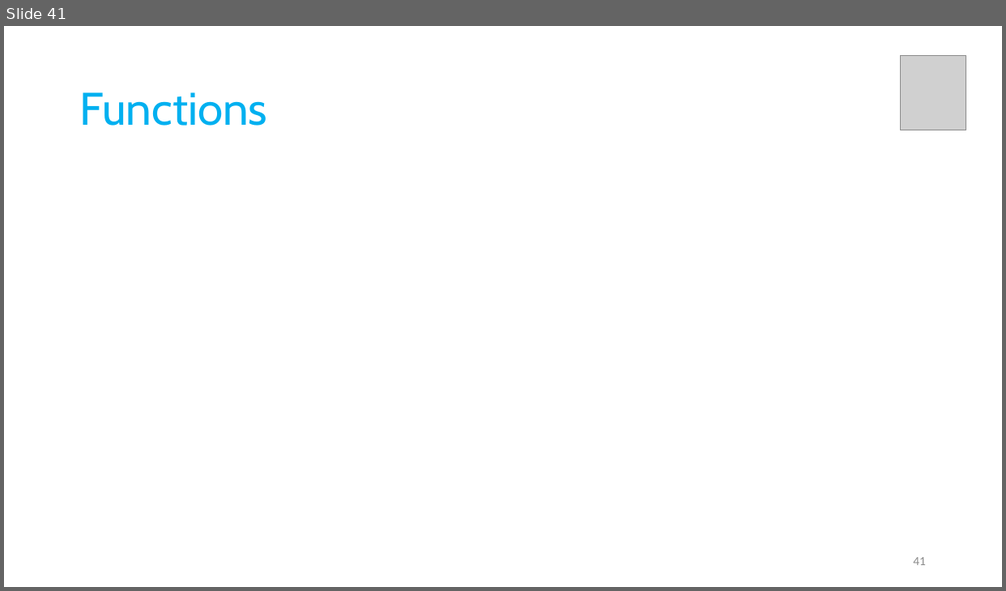
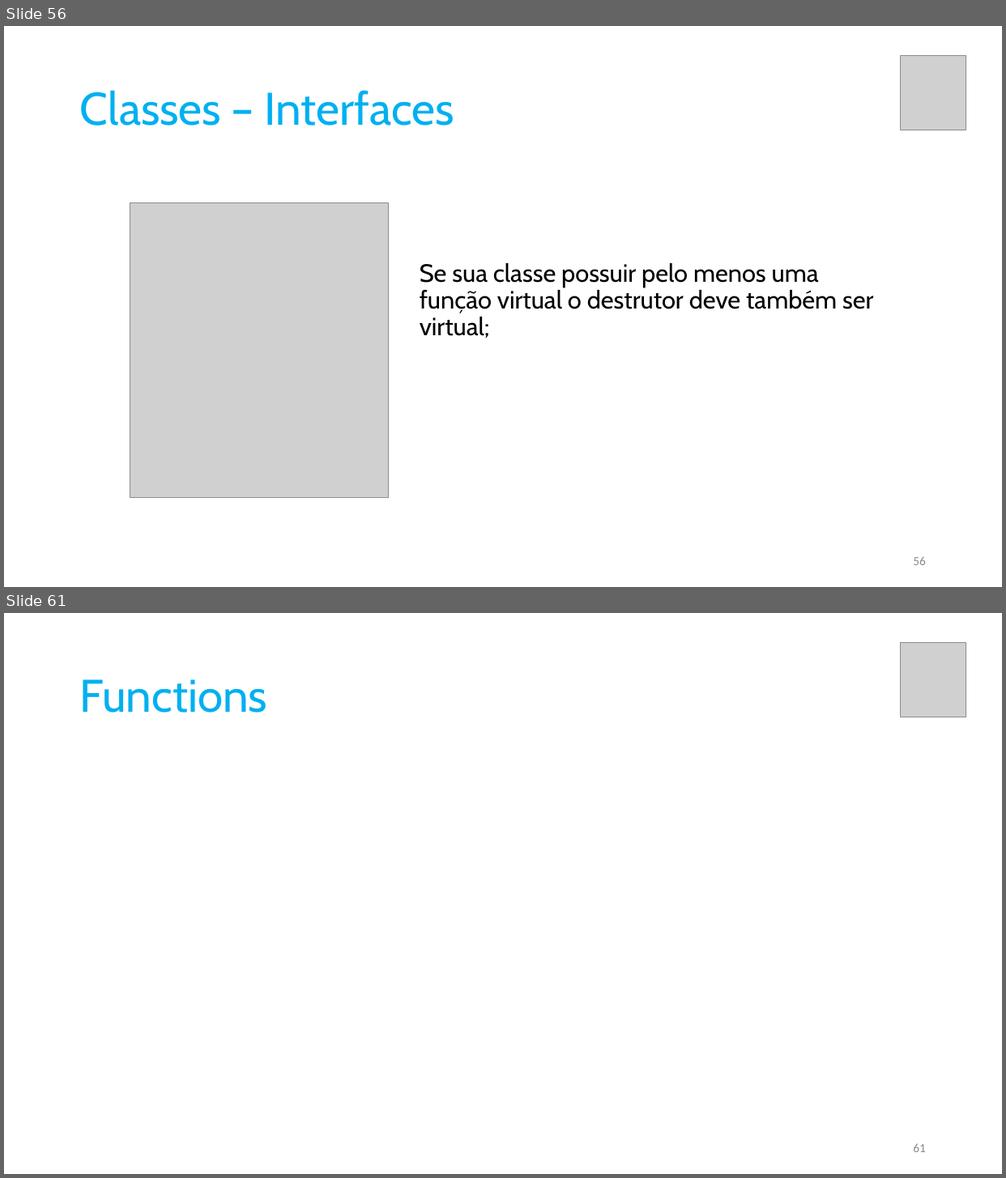
Before and after one commit to pfaco/ees_cpp, a slide deck: slides/C++.pptx. Shown one above the other, each under a label of ours: slide 41 before the commit, slides 56 and 61 after it; the slides between them are not shown. The pictures are 1006x591 and 1006x1178 pixels, drawn with LibreOffice and Linux fonts; fonts in the diff are those of the drawing; grey boxes stand for pictures. Boxes give left, top, right and bottom in pixels: in the first picture for what was removed or moved away, otherwise in the second. Text is boxed around its words. In the diff, an @@ line names an element or a change of style, - is before the commit and + after.

```diff
--- a/slides/C++.pptx
+++ b/slides/C++.pptx
@@ slide 56 added at box(4, 26, 1002, 587), background #FFFFFF @@
@@ picture added at box(901, 56, 967, 130) @@
@@ title added at box(80, 90, 454, 126), 44 pt, text #00B0F0 @@
+Classes – Interfaces
@@ picture added at box(130, 203, 389, 498) @@
@@ text added at box(420, 263, 873, 338), 24 pt, text #000000 @@
+Se sua classe possuir pelo menos uma função virtual o destrutor deve também ser virtual;
@@ page number added at box(913, 557, 926, 565), 12 pt, text #8C8C8C @@
+56
@@ what was slide 41 is now slide 61 @@
@@ page number at box(913, 1144, 926, 1152): text changed @@
-41
+61
```
Also in this commit, not shown: 2 slides changed, 17 other slides added, 4 other files.
